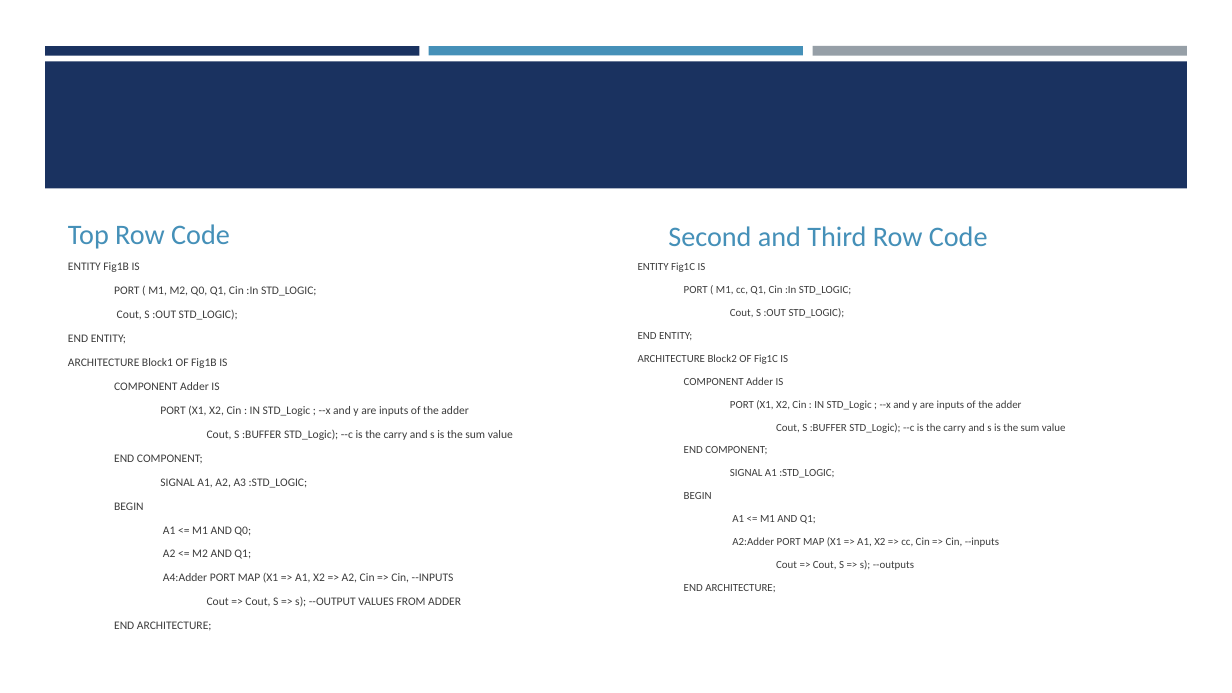
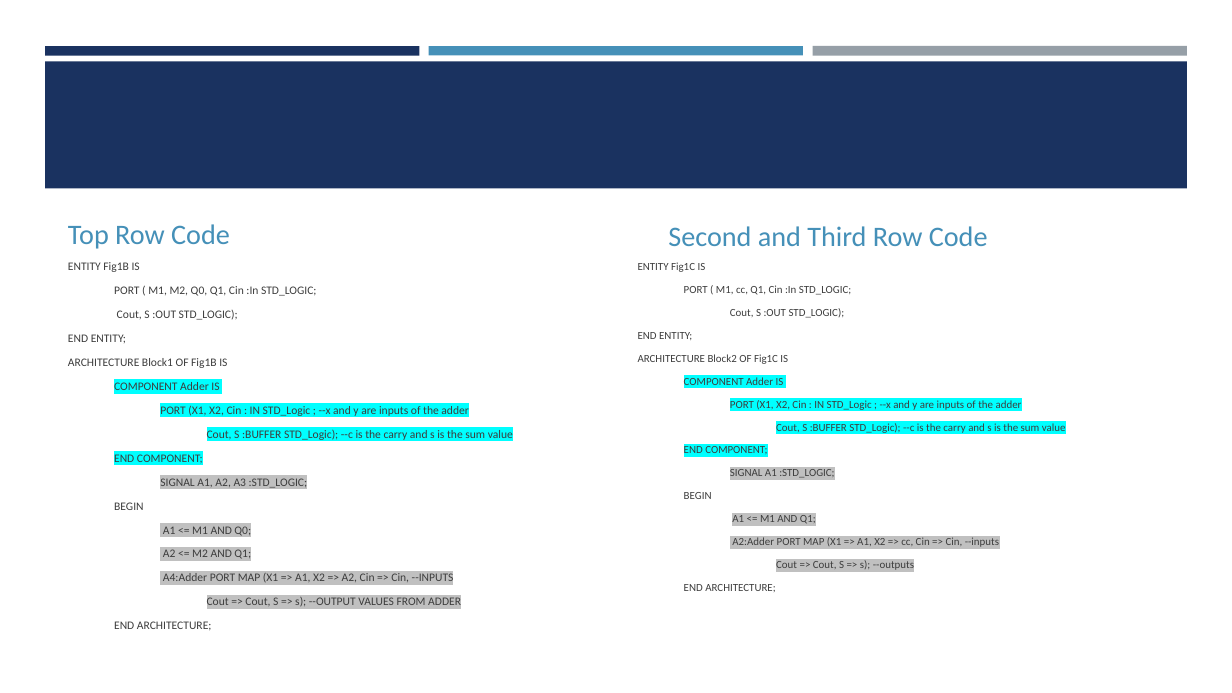
Before and after one commit to LisaJacklin/CS301_Project, a slide deck: slide 5 of CS301_ProjectPresentation.pptx. Drawn at 1232x693 pixels with LibreOffice and Linux fonts; fonts in the diff are those of the drawing. Boxes give left, top, right and bottom in pixels: in the first picture for what was removed or moved away, otherwise in the second. Text is boxed around its words. In the diff, an @@ line names an element or a change of style, - is before the commit and + after.

```diff
--- a/CS301_ProjectPresentation.pptx
+++ b/CS301_ProjectPresentation.pptx
@@ text at [114,382,513,606]: highlight none to #00FFFF in "COMPONENT Adder IS", "PORT (X1, X2, Cin : IN STD_Logic ...", "Cout, S :BUFFER STD_Logic); --c is the ...", "END COMPONENT;"; highlight none to #C0C0C0 in "SIGNAL A1, A2, A3 :STD_LOGIC;", "A1 <= M1 AND Q0;", "A2 <= M2 AND Q1;", "A4:Adder PORT MAP (X1 => A1, X2 ..." and 1 more places @@
@@ text at [684,377,1066,570]: highlight none to #00FFFF in "COMPONENT Adder IS", "PORT (X1, X2, Cin : IN STD_Logic ...", "Cout, S :BUFFER STD_Logic); --c is the ...", "END COMPONENT;"; highlight none to #C0C0C0 in "SIGNAL A1 :STD_LOGIC;", "A1 <= M1 AND Q1;", "A2:Adder PORT MAP (X1 => A1, X2 ...", "Cout => Cout, S => s); --outputs" @@
```
Also in this commit, not shown: 1 slide added.
